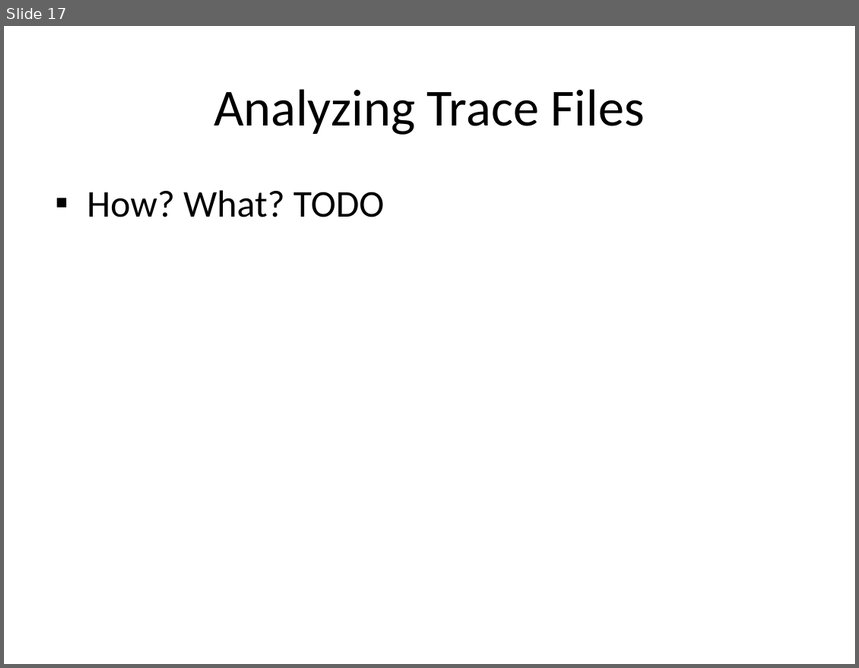
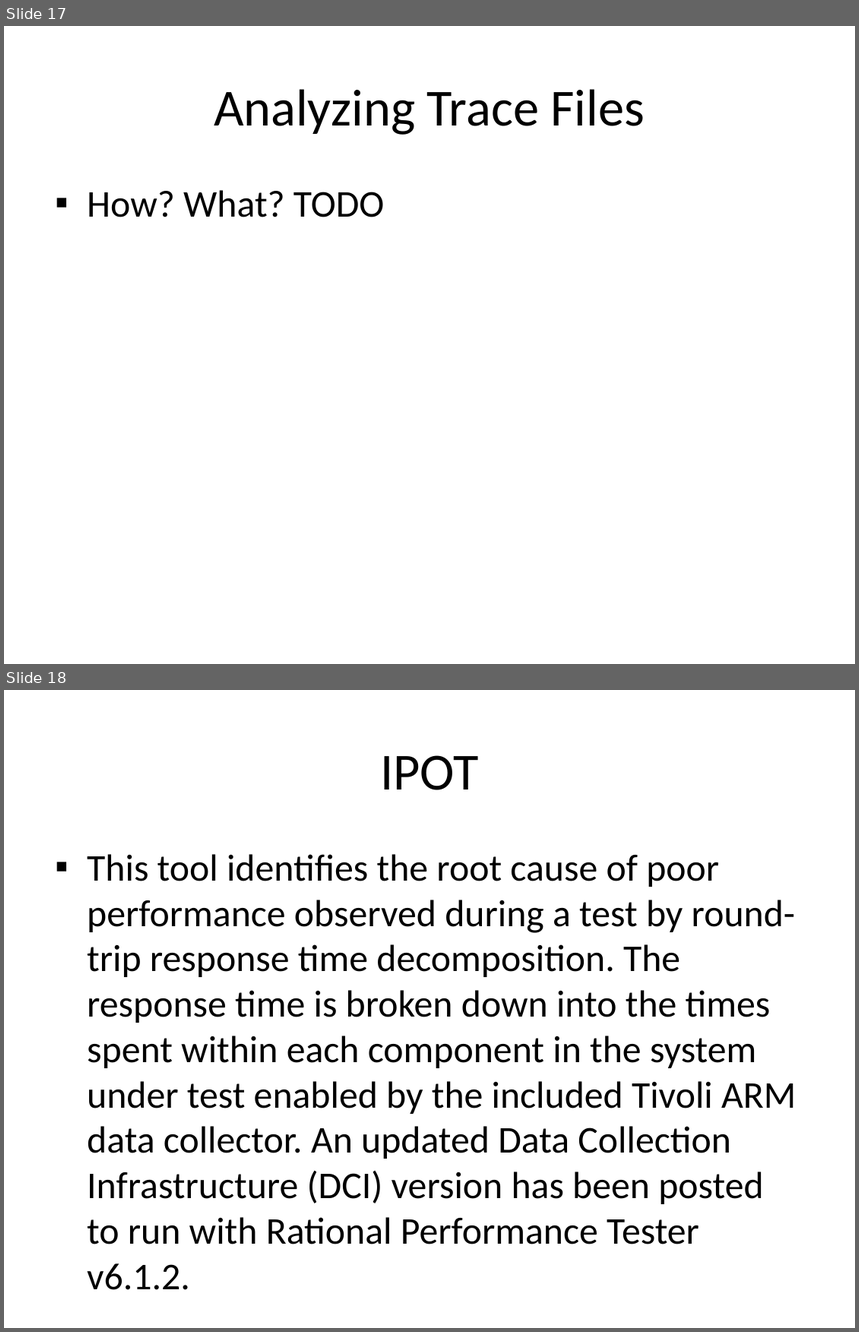
Before and after one commit to wsgan001/asegrp, a slide deck: papers/DRCPA/docs/PerfTest - Implementation.pptx. Shown one above the other, each under a label of ours: slide 17 before the commit, slides 17 and 18 after it. The pictures are 859x668 and 859x1332 pixels, drawn with LibreOffice and Linux fonts; fonts in the diff are those of the drawing. Boxes give left, top, right and bottom in pixels: in the first picture for what was removed or moved away, otherwise in the second. Text is boxed around its words. In the diff, an @@ line names an element or a change of style, - is before the commit and + after.

```diff
--- a/papers/DRCPA/docs/PerfTest - Implementation.pptx
+++ b/papers/DRCPA/docs/PerfTest - Implementation.pptx
@@ slide 18 added at <box>4,690,855,1328</box>, background #FFFFFF @@
@@ title added at <box>380,755,478,790</box>, 44 pt, text #000000 @@
+IPOT
@@ text added at <box>87,854,796,1245</box>, 32 pt, text #000000 @@
+▪ This tool identifies the root cause of poor performance observed during a test by round-trip response time decomposition. The response time is broken down into the times spent within each component in the system under test enabled by the included Tivoli ARM data collector. An updated Data Collection Infrastructure (DCI) version has been posted to run with Rational Performance Tester v6.1.2.
```
Also in this commit, not shown: 1 other slide added.
